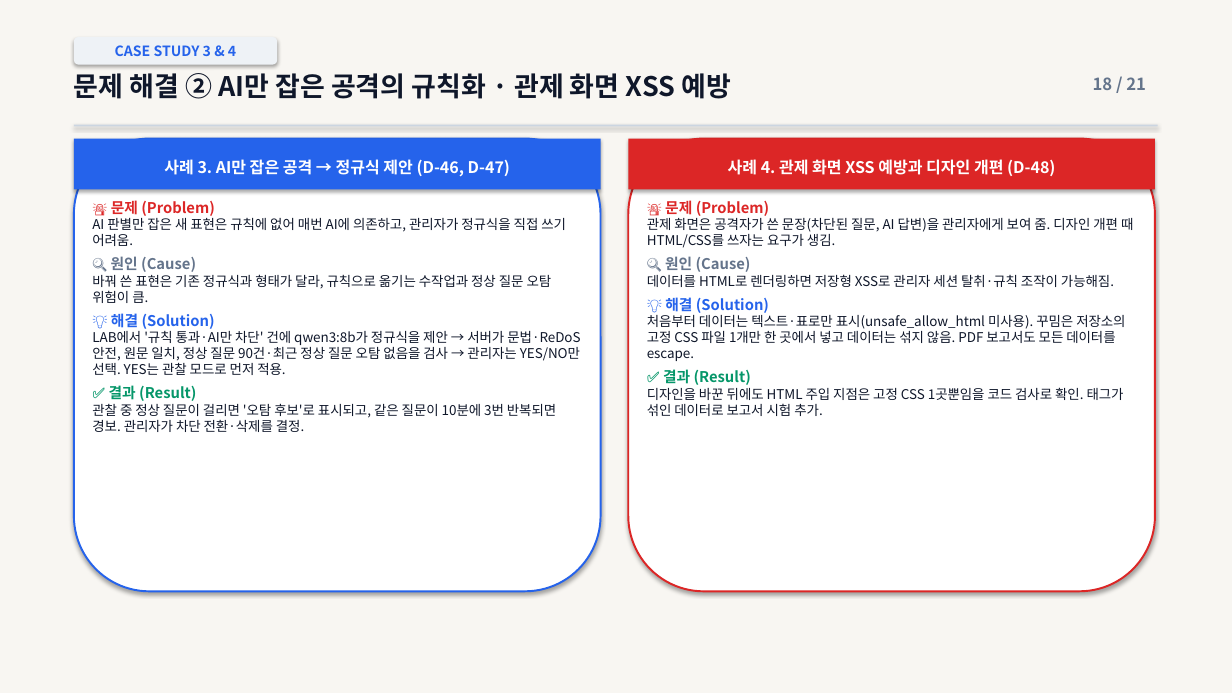
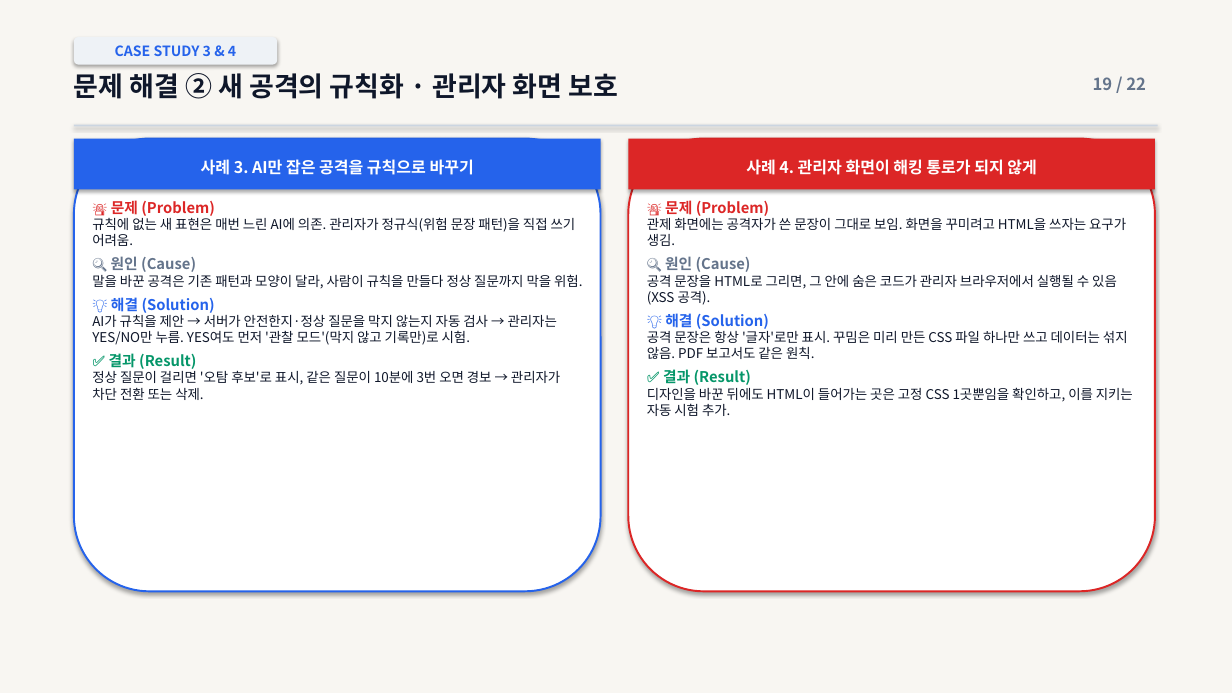
Before and after one commit to vcckm12/CMD_project_01, a slide deck: slide 20 of docs/presentation/final/발표자료.pptx (slide 18 before the commit). Drawn at 1232x693 pixels with LibreOffice and Linux fonts; fonts in the diff are those of the drawing. Boxes give left, top, right and bottom in pixels: in the first picture for what was removed or moved away, otherwise in the second. Text is boxed around its words. In the diff, an @@ line names an element or a change of style, - is before the commit and + after.

```diff
--- a/docs/presentation/final/발표자료.pptx
+++ b/docs/presentation/final/발표자료.pptx
@@ text at box(74, 73, 619, 99): text changed @@
-문제 해결 ② AI만 잡은 공격의 규칙화 · 관제 화면 XSS 예방
+문제 해결 ② 새 공격의 규칙화 · 관리자 화면 보호
@@ text at box(1093, 77, 1146, 90): text changed @@
-18 / 21
+19 / 22
@@ text in rectangle at box(201, 159, 474, 175): text changed @@
-사례 3. AI만 잡은 공격 → 정규식 제안 (D-46, D-47)
+사례 3. AI만 잡은 공격을 규칙으로 바꾸기
@@ text in rectangle at box(746, 159, 1036, 175): text changed @@
-사례 4. 관제 화면 XSS 예방과 디자인 개편 (D-48)
+사례 4. 관리자 화면이 해킹 통로가 되지 않게
@@ text at box(92, 215, 576, 246): text changed @@
-AI 판별만 잡은 새 표현은 규칙에 없어 매번 AI에 의존하고, 관리자가 정규식을 직접 쓰기 어려움.
+규칙에 없는 새 표현은 매번 느린 AI에 의존. 관리자가 정규식(위험 문장 패턴)을 직접 쓰기 어려움.
@@ text at box(647, 215, 1126, 246): text changed @@
-관제 화면은 공격자가 쓴 문장(차단된 질문, AI 답변)을 관리자에게 보여 줌. 디자인 개편 때 HTML/CSS를 쓰자는 요구가 생김.
+관제 화면에는 공격자가 쓴 문장이 그대로 보임. 화면을 꾸미려고 HTML을 쓰자는 요구가 생김.
@@ text at box(92, 274, 582, 289): text changed @@
-바꿔 쓴 표현은 기존 정규식과 형태가 달라, 규칙으로 옮기는 수작업과 정상 질문 오탐 위험이 큼.
+말을 바꾼 공격은 기존 패턴과 모양이 달라, 사람이 규칙을 만들다 정상 질문까지 막을 위험.
@@ text at box(647, 275, 1117, 305): text changed @@
-데이터를 HTML로 렌더링하면 저장형 XSS로 관리자 세션 탈취·규칙 조작이 가능해짐.
+공격 문장을 HTML로 그리면, 그 안에 숨은 코드가 관리자 브라우저에서 실행될 수 있음 (XSS 공격).
@@ text at box(92, 312, 557, 345): text changed @@
-LAB에서 '규칙 통과·AI만 차단' 건에 qwen3:8b가 정규식을 제안 → 서버가 문법·ReDoS 안전, 원문 일치, 정상 질문 90건·최근 정상 질문 오탐 없음을 검사 → 관리자는 YES/NO만 선택. YES는 관찰 모드로 먼저 적용.
+AI가 규칙을 제안 → 서버가 안전한지·정상 질문을 막지 않는지 자동 검사 → 관리자는 YES/NO만 누름. YES여도 먼저 '관찰 모드'(막지 않고 기록만)로 시험.
@@ text at box(647, 328, 1128, 359): text changed @@
-처음부터 데이터는 텍스트·표로만 표시(unsafe_allow_html 미사용). 꾸밈은 저장소의 고정 CSS 파일 1개만 한 곳에서 넣고 데이터는 섞지 않음. PDF 보고서도 모든 데이터를 escape.
+공격 문장은 항상 '글자'로만 표시. 꾸밈은 미리 만든 CSS 파일 하나만 쓰고 데이터는 섞지 않음. PDF 보고서도 같은 원칙.
@@ text at box(92, 368, 560, 400): text changed @@
-관찰 중 정상 질문이 걸리면 '오탐 후보'로 표시되고, 같은 질문이 10분에 3번 반복되면 경보. 관리자가 차단 전환·삭제를 결정.
+정상 질문이 걸리면 '오탐 후보'로 표시, 같은 질문이 10분에 3번 오면 경보 → 관리자가 차단 전환 또는 삭제.
@@ text at box(647, 384, 1133, 416): text changed @@
-디자인을 바꾼 뒤에도 HTML 주입 지점은 고정 CSS 1곳뿐임을 코드 검사로 확인. 태그가 섞인 데이터로 보고서 시험 추가.
+디자인을 바꾼 뒤에도 HTML이 들어가는 곳은 고정 CSS 1곳뿐임을 확인하고, 이를 지키는 자동 시험 추가.
```
Also in this commit, not shown: 15 other slides changed, 6 slides added, 4 slides removed, 4 other files.
